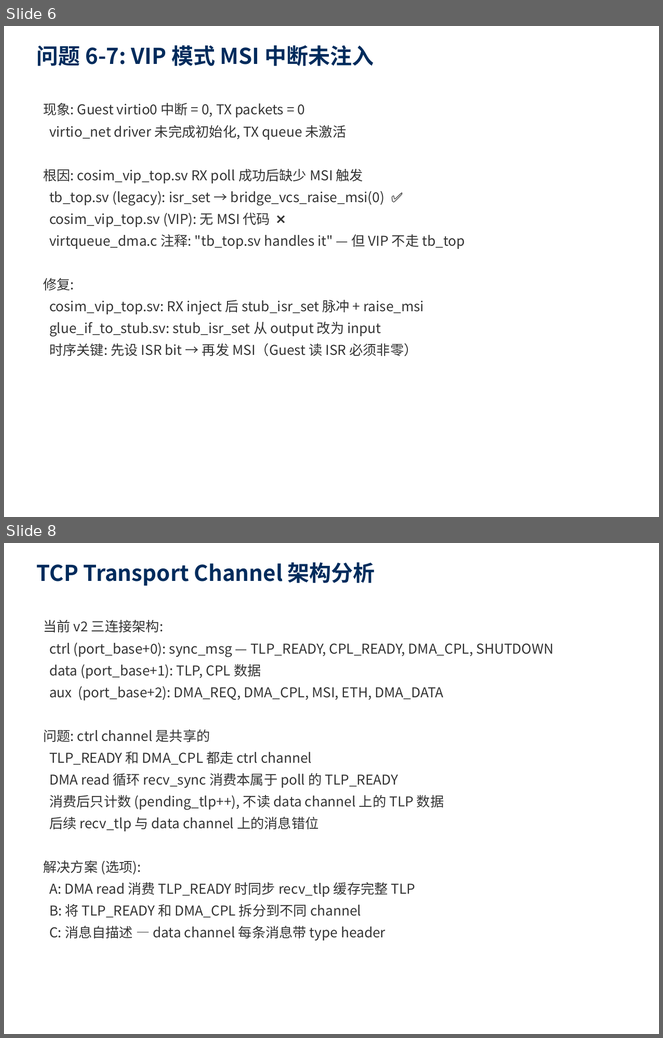
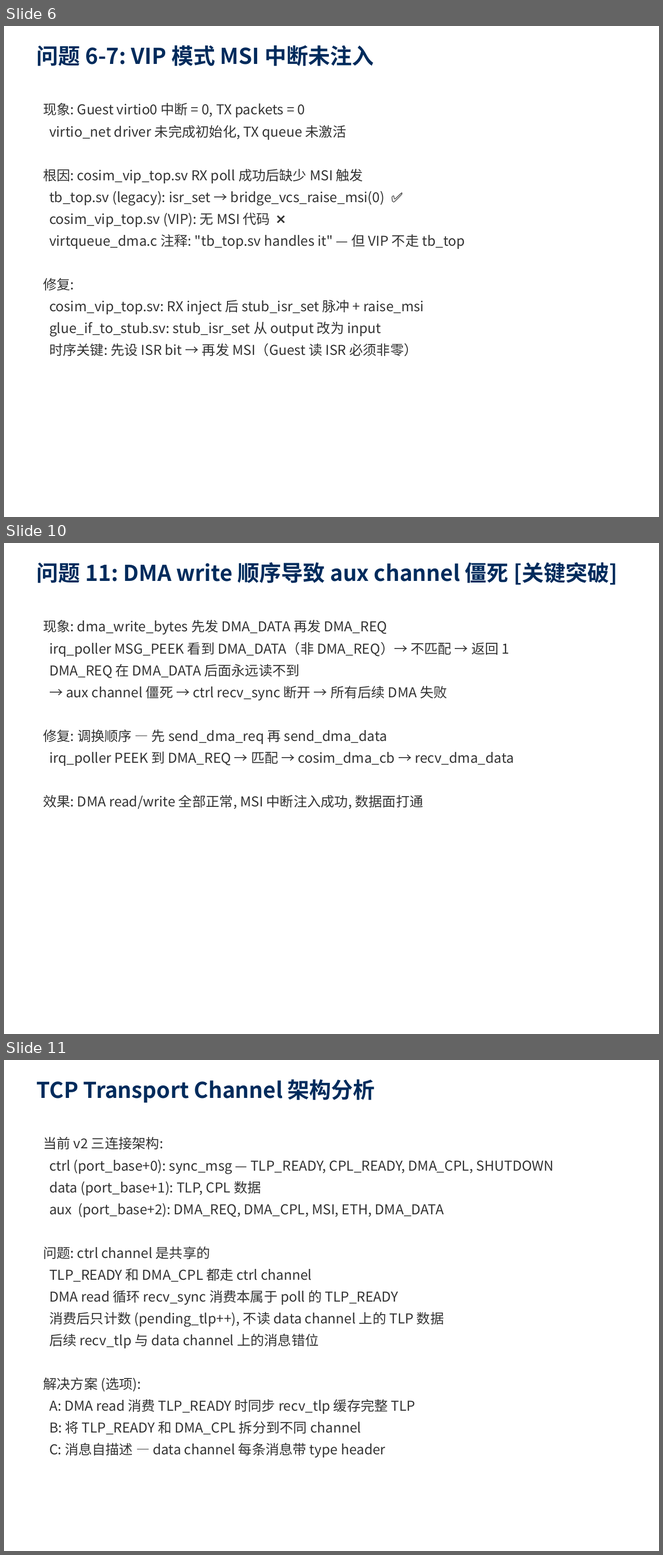
Before and after one commit to Beihang-yuting/QEMU_VCS, a slide deck: docs/cosim_issue_report.pptx. Shown one above the other, each under a label of ours: slides 6 and 8 before the commit, slides 6, 10 and 11 after it; the slides between them are not shown. The pictures are 663x1038 and 663x1555 pixels, drawn with LibreOffice and Linux fonts; fonts in the diff are those of the drawing. Boxes give left, top, right and bottom in pixels: in the first picture for what was removed or moved away, otherwise in the second. Text is boxed around its words. In the diff, an @@ line names an element or a change of style, - is before the commit and + after.

Commit message:
chore: 文档整理 + 问题报告 PPT 更新
- 将根目录 5 个 pptx/docx 移到 docs/ 目录
- 更新问题排查报告 PPT:
  - 新增问题 #9(NOTIFY冻结仿真) #10(_nb协议错位) #11(DMA write顺序)
  - 全部 11 个问题标记为已修复
  - 验证结果表更新为最新数据（33000+ TLP, 双向数据面打通）
  - 新增"数据面打通"结论 slide

```diff
--- a/docs/cosim_issue_report.pptx
+++ b/docs/cosim_issue_report.pptx
@@ slide 10 added at <box>4,543,659,1034</box>, background #FFFFFF @@
@@ text added at <box>37,562,618,585</box>, 24 pt, text #002B5C, bold @@
+问题 11: DMA write 顺序导致 aux channel 僵死 [关键突破]
@@ text added at <box>43,620,514,809</box>, 15 pt, text #333333 @@
+现象: dma_write_bytes 先发 DMA_DATA 再发 DMA_REQ
+irq_poller MSG_PEEK 看到 DMA_DATA（非 DMA_REQ）→ 不匹配 → 返回 1
+DMA_REQ 在 DMA_DATA 后面永远读不到
+→ aux channel 僵死 → ctrl recv_sync 断开 → 所有后续 DMA 失败
+修复: 调换顺序 — 先 send_dma_req 再 send_dma_data
+irq_poller PEEK 到 DMA_REQ → 匹配 → cosim_dma_cb → recv_dma_data
+效果: DMA read/write 全部正常, MSI 中断注入成功, 数据面打通
@@ what was slide 8 is now slide 11 @@
```
Also in this commit, not shown: 4 slides changed, 3 other slides added, 1 slide removed, 9 other files.
